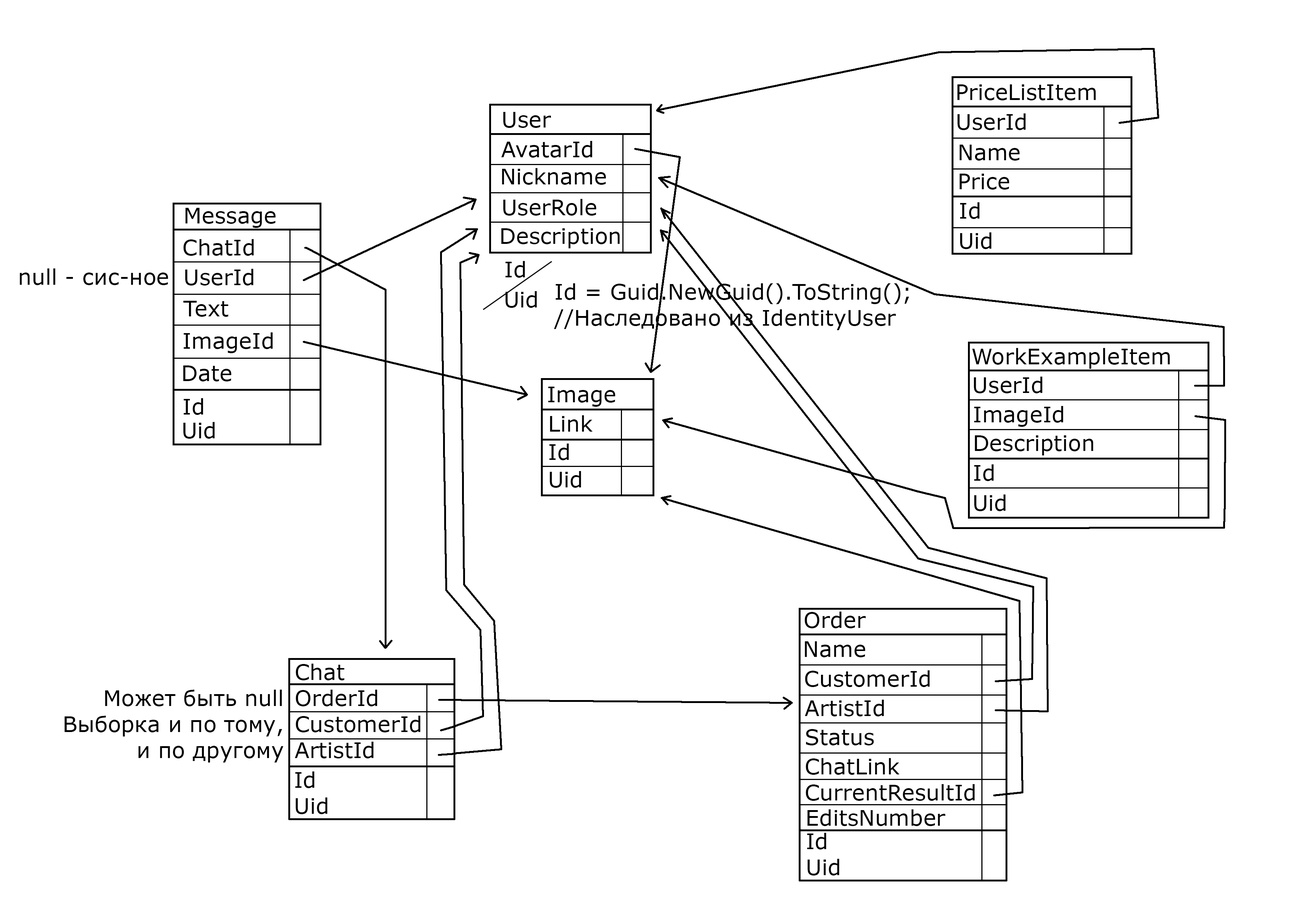
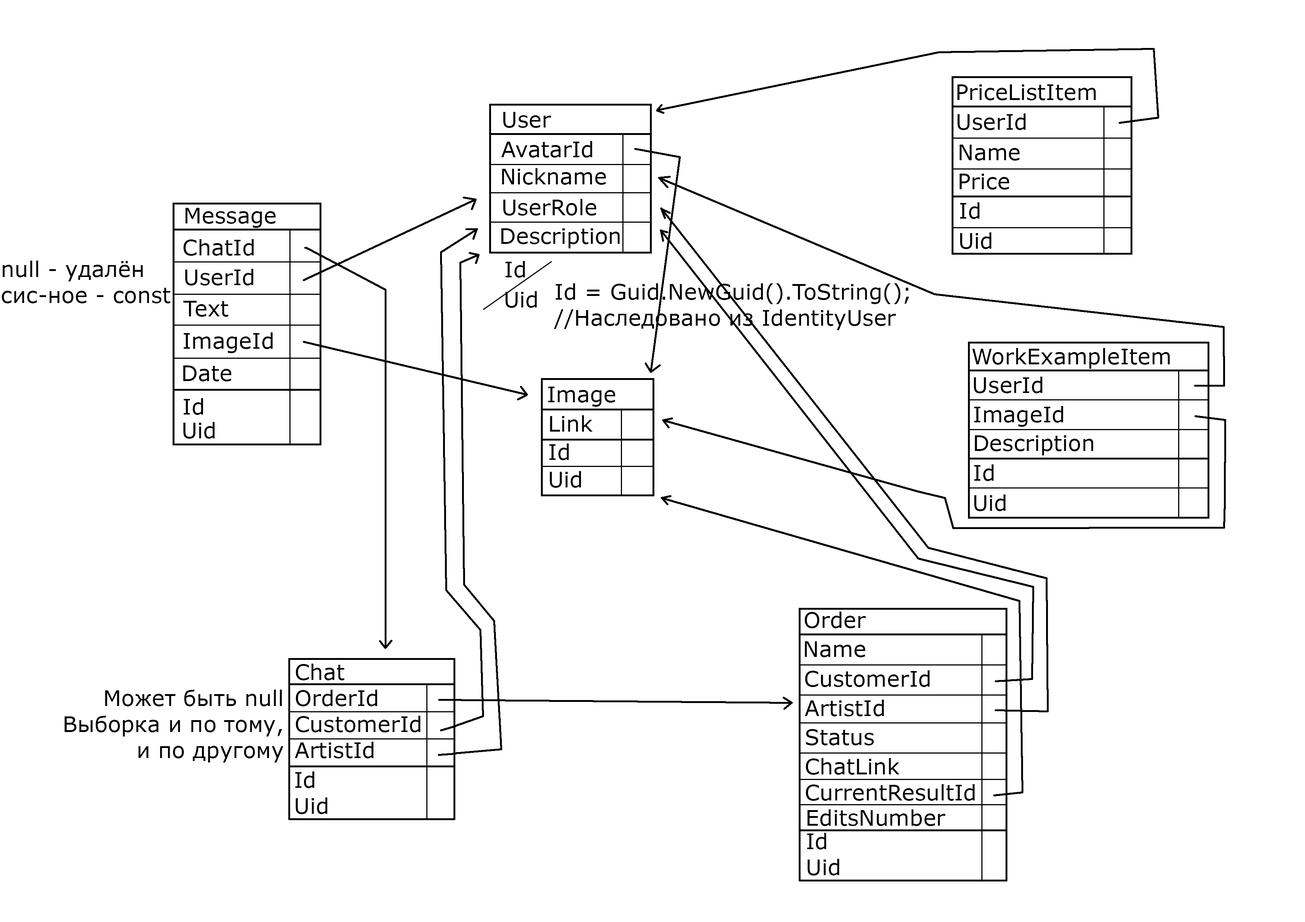
Comparing the layer stacks of the two 1305 x 922 images. Changes:
renamed "null - сис-ное" to "null - удалён сис-ное - const", painted on it over <box>1,260,171,304</box>
